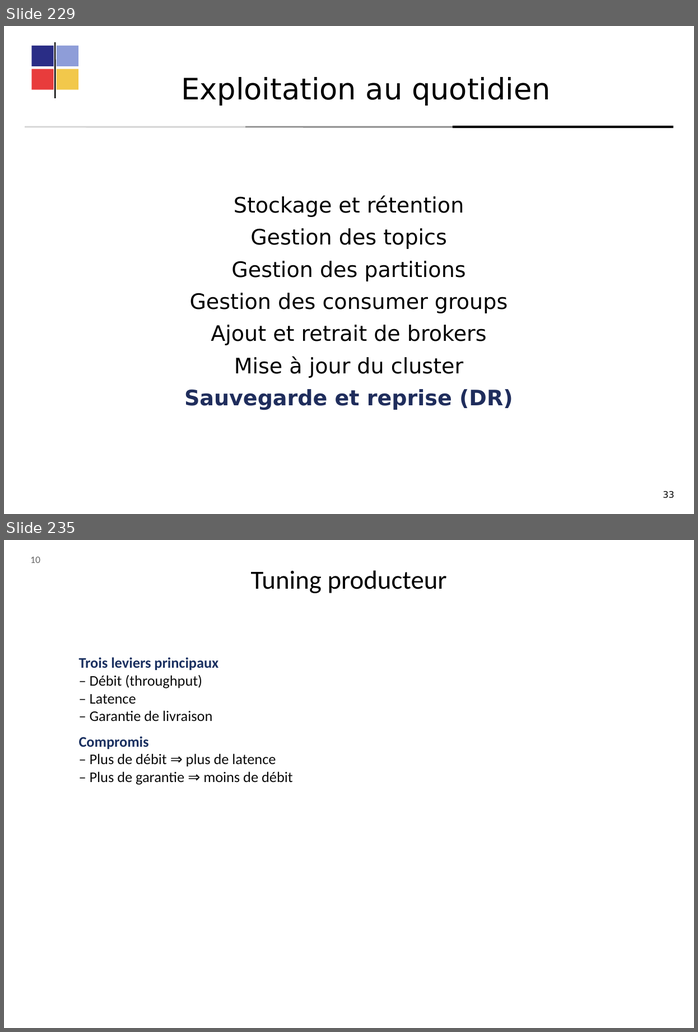
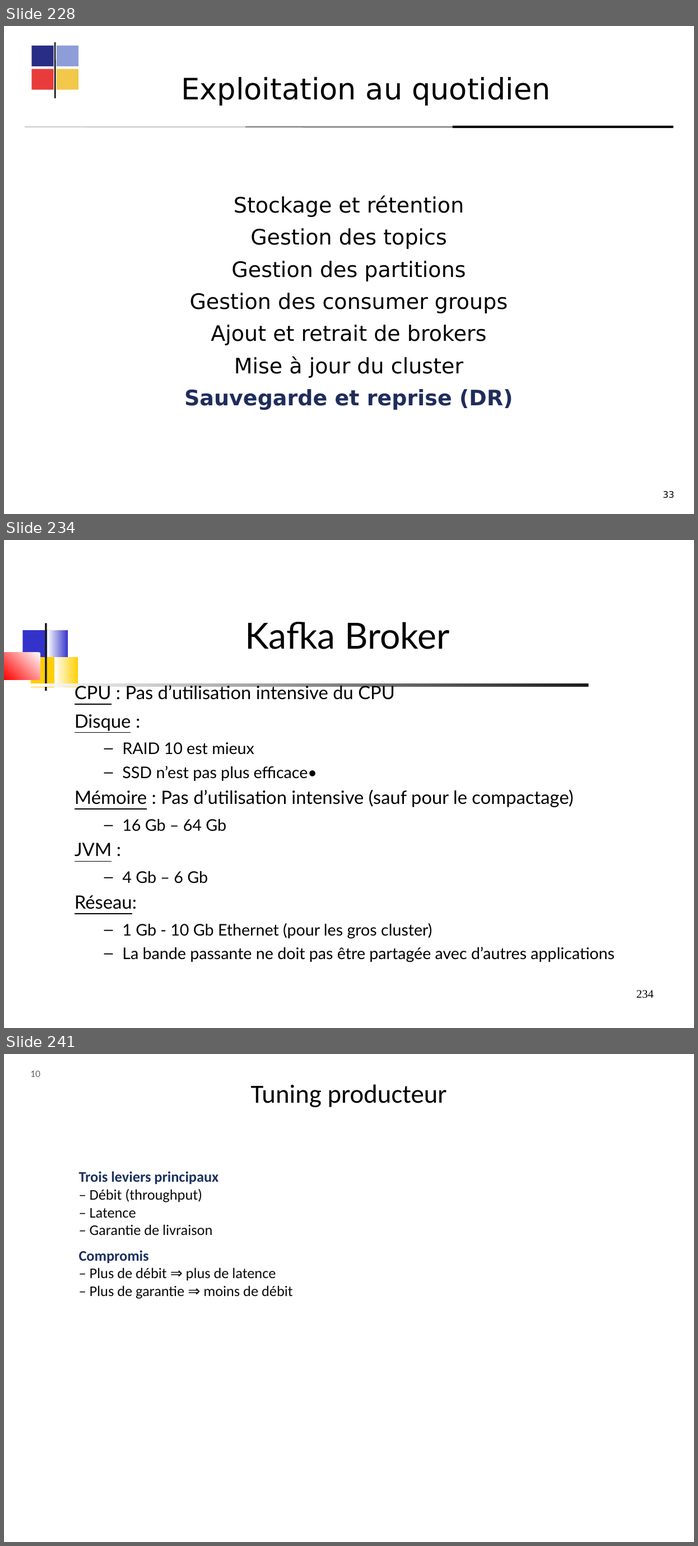
Before and after one commit to dthibau/kafka, a slide deck: KafkaAdmin.odp. Shown one above the other, each under a label of ours: slides 229 and 235 before the commit, slides 228, 234 and 241 after it; the slides between them are not shown. The pictures are 698x1032 and 698x1546 pixels, drawn with LibreOffice and Linux fonts; fonts in the diff are those of the drawing. Boxes give left, top, right and bottom in pixels: in the first picture for what was removed or moved away, otherwise in the second. Text is boxed around its words. In the diff, an @@ line names an element or a change of style, - is before the commit and + after.

```diff
--- a/KafkaAdmin.odp
+++ b/KafkaAdmin.odp
@@ slide 234 added at (x1=4, y1=540, x2=694, y2=1028), background #FFFFFF @@
@@ title added at (x1=245, y1=622, x2=450, y2=649), 44 pt, text #000000 @@
+Kafka Broker
@@ group added at (x1=4, y1=623, x2=589, y2=691): 5 freeform shapes, 2 rounded rectangles @@
@@ text added at (x1=75, y1=683, x2=614, y2=962), 19.6 pt, text #000000 @@
+CPU : Pas d’utilisation intensive du CPU
+Disque :
+  – RAID 10 est mieux
+  – SSD n’est pas plus efficace•
+Mémoire : Pas d’utilisation intensive (sauf pour le compactage)
+  – 16 Gb – 64 Gb
+JVM :
+  – 4 Gb – 6 Gb
+Réseau:
+  – 1 Gb - 10 Gb Ethernet (pour les gros cluster)
+  – La bande passante ne doit pas être partagée avec d’autres applications
@@ page number added at (x1=636, y1=990, x2=654, y2=998), 14 pt, text #000000 @@
+234
@@ what was slide 229 is now slide 228 @@
@@ what was slide 235 is now slide 241 @@
```
Also in this commit, not shown: 30 slides changed, 8 other slides added, 3 slides removed, 1 other file.
